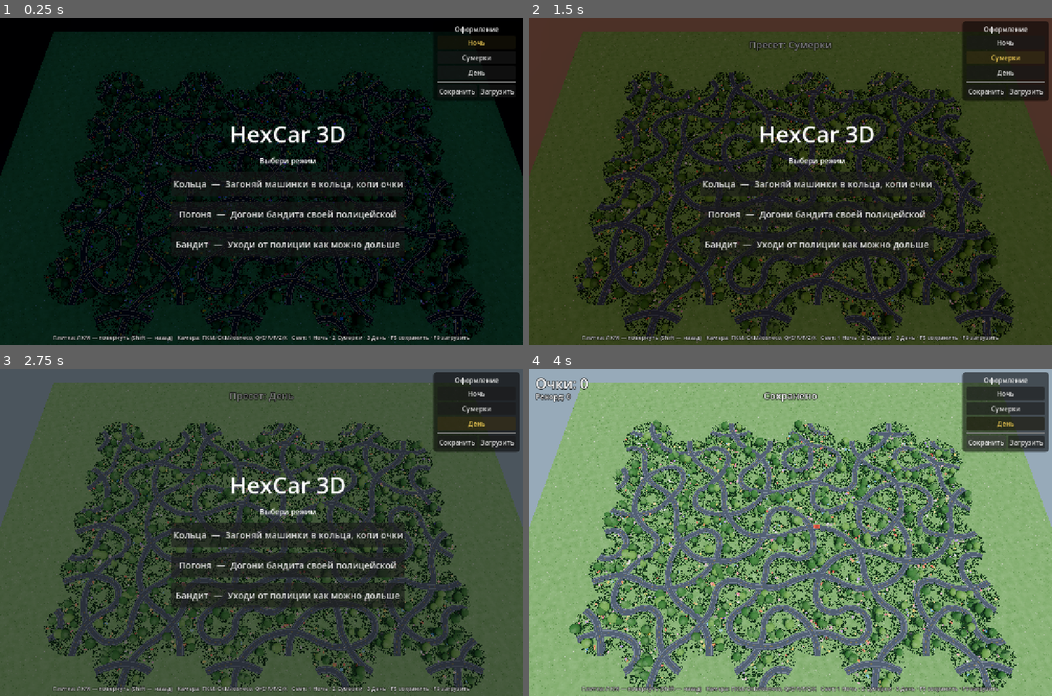
Above: before the commit, frames 1-4 (two rows, left to right).
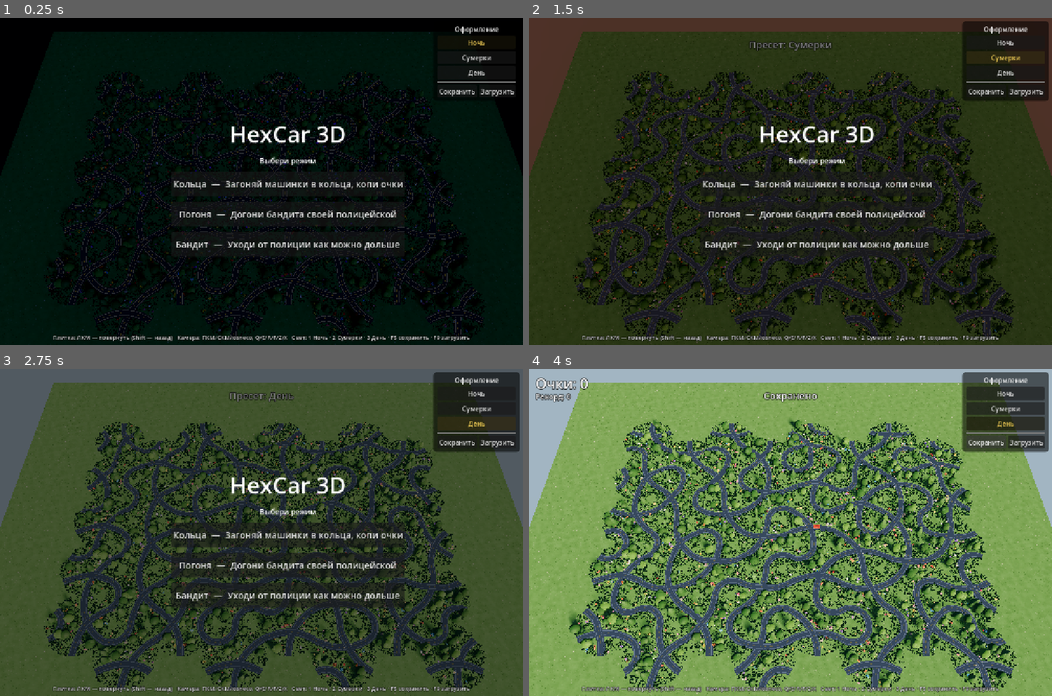
Above: after the commit, the same moments.

Repository: SashkoSoft/hexcar
Game: Godot game, scene res://Main.tscn
The game is run twice, just before and just after one commit, with the same random seed, the same clock (stepped at 60 frames per second) and the same inputs.
Inputs:
- Up to frame 1 (0.25 s): no input
- Up to frame 2 (1.5 s): click "Ночь" at 0.5 s; click "Сумерки" at 1.25 s
- Up to frame 3 (2.75 s): click "День" at 2 s
- Up to frame 4 (4 s): click "Кольца — Загоняй машинки в ко…" at 2.75 s; click "Сохранить" at 3.5 s

The runs differ from the first frame. In frame 1, 0.5% of the frame differs, in the area x 8-90%, y 17-96%; in frame 2, 1.7%; in frame 3, 2.8%; in frame 4, 71%, in the area x 0-100%, y 4-100%.

Commit message:
Режим «День»: тёплое низкое солнце и выраженные тени
- Тёплый направленный свет (moon_color), пониженный ambient — видны длинные тени
- Диск солнца + гало + тёплое свечение неба через uniform-ы шейдера (u_sun_dir/u_sun_color/u_sun)
- Солнце низко к горизонту (-22°), directional_shadow_blend_splits для мягких теней
- AgX-тонемап, exposure 0.95 — без пережога

Co-Authored-By: Claude Opus 4.8 (1M context) <noreply@anthropic.com>

Diff:
--- a/godot/Main.gd
+++ b/godot/Main.gd
@@ -141,6 +141,7 @@
 		"highlight_emission": 1.8,
 		# стиль рендера
 		"tonemap": "filmic", "exposure": 1.0, "contrast": 1.05, "saturation": 1.12, "brightness": 1.0,
+		"sun": 0.0,
 	},
 	"Сумерки": {
 		"ambient_color": Color(0.32, 0.30, 0.42), "ambient_energy": 0.7,
@@ -150,16 +151,18 @@
 		"hl_energy": 16.0, "hl_range": 300.0, "hl_angle": 30.0, "hl_color": Color(1.0, 0.96, 0.82),
 		"highlight_emission": 1.2,
 		"tonemap": "agx", "exposure": 1.0, "contrast": 1.02, "saturation": 1.08, "brightness": 1.0,
+		"sun": 0.5,
 	},
 	"День": {
-		"ambient_color": Color(0.60, 0.67, 0.80), "ambient_energy": 0.55,
-		"moon_color": Color(1.0, 0.95, 0.84), "moon_energy": 0.85,
-		"glow_intensity": 0.2, "glow_bloom": 0.0, "glow_threshold": 1.3,
-		"sky_top": Color(0.20, 0.38, 0.68), "sky_horizon": Color(0.62, 0.74, 0.86), "star": 0.0,
+		"ambient_color": Color(0.50, 0.59, 0.74), "ambient_energy": 0.40,
+		"moon_color": Color(1.0, 0.84, 0.58), "moon_energy": 1.8,
+		"glow_intensity": 0.25, "glow_bloom": 0.05, "glow_threshold": 1.1,
+		"sky_top": Color(0.20, 0.40, 0.72), "sky_horizon": Color(0.66, 0.78, 0.88), "star": 0.0,
 		"hl_energy": 5.0, "hl_range": 180.0, "hl_angle": 30.0, "hl_color": Color(1.0, 0.97, 0.85),
 		"highlight_emission": 0.7,
-		# AgX мягко гасит пересветы — день без «пережаренности»
-		"tonemap": "agx", "exposure": 0.9, "contrast": 1.02, "saturation": 1.0, "brightness": 1.0,
+		# тёплое солнце + чёткие тени (низкий ambient), AgX гасит пересветы
+		"tonemap": "agx", "exposure": 0.95, "contrast": 1.05, "saturation": 1.05, "brightness": 1.0,
+		"sun": 1.0,
 	},
 }
 var flash_label: Label
@@ -1510,6 +1513,9 @@
 uniform vec3 u_sky_top = vec3(0.003, 0.005, 0.016);
 uniform vec3 u_sky_horizon = vec3(0.018, 0.026, 0.058);
 uniform float u_star = 1.0;
+uniform vec3 u_sun_dir = vec3(0.4, 0.6, 0.5);
+uniform vec3 u_sun_color = vec3(1.0, 0.85, 0.6);
+uniform float u_sun = 0.0;
 
 float hash(vec3 p) {
 	return fract(sin(dot(p, vec3(12.9898, 78.233, 37.719))) * 43758.5453);
@@ -1539,6 +1545,14 @@
 	}
 	vec3 sc = mix(vec3(0.8, 0.86, 1.0), vec3(1.0, 0.94, 0.78), hash(floor(d * 97.0)));
 	COLOR = base + sc * star * 3.0;
+	// солнце: яркий тёплый диск + ореол + лёгкое потепление неба у солнца
+	if (u_sun > 0.001) {
+		float c = dot(d, normalize(u_sun_dir));
+		float disk = smoothstep(0.9965, 0.9990, c);
+		float halo = pow(max(c, 0.0), 48.0) * 0.6;
+		float warm = pow(max(c, 0.0), 6.0) * 0.18;
+		COLOR += u_sun_color * (disk * 8.0 + halo + warm) * u_sun;
+	}
 }
 """
 
@@ -1564,9 +1578,10 @@
 
 	# направленный свет (луна/солнце — цвет и яркость из пресета)
 	moon = DirectionalLight3D.new()
-	moon.rotation = Vector3(deg_to_rad(-55.0), deg_to_rad(35.0), 0.0)
+	moon.rotation = Vector3(deg_to_rad(-22.0), deg_to_rad(35.0), 0.0)  # низко к горизонту — солнце видно, тени длинные
 	moon.shadow_enabled = true
 	moon.directional_shadow_max_distance = 3000.0
+	moon.directional_shadow_blend_splits = true
 	add_child(moon)
 
 	# трава
@@ -1614,6 +1629,11 @@
 		sky_mat.set_shader_parameter("u_sky_top", _v3(look["sky_top"]))
 		sky_mat.set_shader_parameter("u_sky_horizon", _v3(look["sky_horizon"]))
 		sky_mat.set_shader_parameter("u_star", look["star"])
+		sky_mat.set_shader_parameter("u_sun", look.get("sun", 0.0))
+		if moon:
+			# солнце в небе — там, откуда падает свет (ось +Z направленного света)
+			sky_mat.set_shader_parameter("u_sun_dir", moon.global_transform.basis.z)
+		sky_mat.set_shader_parameter("u_sun_color", _v3(look["moon_color"]))
 	# фары существующих машинок
 	for c in cars:
 		for sp in c.lights:
